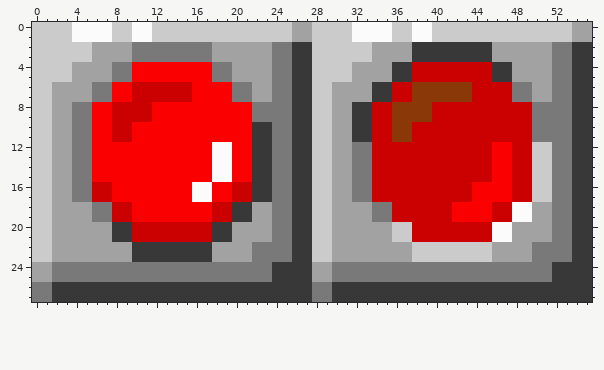
One commit to this pixel-art sprite: img/object/switch on off.png. Above: the version before the commit.
The file is 56x28 pixels. Colours within 5 levels of each other are drawn and written as one.
New version:
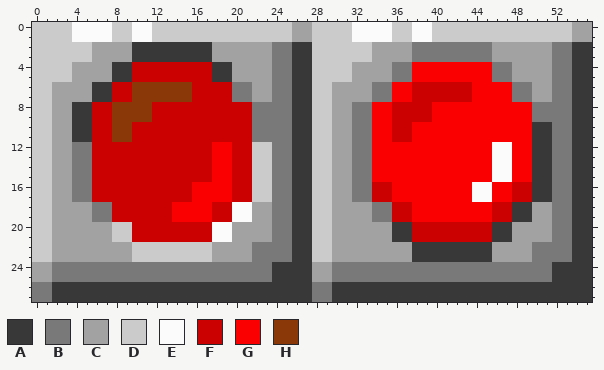
Palette (. is transparent): A #383838  B #797979  C #a2a2a2  D #cbcbcb  E #fbfbfb  F #cb0000  G #fb0000  H #8a3808
The exact change:
{"y":2,"x":10,"old":"BBBBBBBB","new":"AAAAAAAA"}
{"y":2,"x":38,"old":"AAAAAAAA","new":"BBBBBBBB"}
{"y":3,"x":10,"old":"BBBBBBBB","new":"AAAAAAAA"}
{"y":3,"x":38,"old":"AAAAAAAA","new":"BBBBBBBB"}
{"y":4,"x":8,"old":"BBGGGGGGGGBB","new":"AAFFFFFFFFAA"}
{"y":4,"x":36,"old":"AAFFFFFFFFAA","new":"BBGGGGGGGGBB"}
{"y":5,"x":8,"old":"BBGGGGGGGGBB","new":"AAFFFFFFFFAA"}
{"y":5,"x":36,"old":"AAFFFFFFFFAA","new":"BBGGGGGGGGBB"}
{"y":6,"x":6,"old":"BBGGFFFFFFGGGG","new":"AAFFHHHHHHFFFF"}
{"y":6,"x":34,"old":"AAFFHHHHHHFFFF","new":"BBGGFFFFFFGGGG"}
{"y":7,"x":6,"old":"BBGGFFFFFFGGGG","new":"AAFFHHHHHHFFFF"}
{"y":7,"x":34,"old":"AAFFHHHHHHFFFF","new":"BBGGFFFFFFGGGG"}
{"y":8,"x":4,"old":"BBGGFFFFGGGGGGGGGG","new":"AAFFHHHHFFFFFFFFFF"}
{"y":8,"x":32,"old":"AAFFHHHHFFFFFFFFFF","new":"BBGGFFFFGGGGGGGGGG"}
{"y":9,"x":4,"old":"BBGGFFFFGGGGGGGGGG","new":"AAFFHHHHFFFFFFFFFF"}
{"y":9,"x":32,"old":"AAFFHHHHFFFFFFFFFF","new":"BBGGFFFFGGGGGGGGGG"}
{"y":10,"x":4,"old":"BBGGFFGGGGGGGGGGGGAA","new":"AAFFHHFFFFFFFFFFFFBB"}
{"y":10,"x":32,"old":"AAFFHHFFFFFFFFFFFFBB","new":"BBGGFFGGGGGGGGGGGGAA"}
{"y":11,"x":4,"old":"BBGGFFGGGGGGGGGGGGAA","new":"AAFFHHFFFFFFFFFFFFBB"}
{"y":11,"x":32,"old":"AAFFHHFFFFFFFFFFFFBB","new":"BBGGFFGGGGGGGGGGGGAA"}
{"y":12,"x":6,"old":"GGGGGGGGGGGGEEGGAA","new":"FFFFFFFFFFFFGGFFDD"}
{"y":12,"x":34,"old":"FFFFFFFFFFFFGGFFDD","new":"GGGGGGGGGGGGEEGGAA"}
{"y":13,"x":6,"old":"GGGGGGGGGGGGEEGGAA","new":"FFFFFFFFFFFFGGFFDD"}
{"y":13,"x":34,"old":"FFFFFFFFFFFFGGFFDD","new":"GGGGGGGGGGGGEEGGAA"}
{"y":14,"x":6,"old":"GGGGGGGGGGGGEEGGAA","new":"FFFFFFFFFFFFGGFFDD"}
{"y":14,"x":34,"old":"FFFFFFFFFFFFGGFFDD","new":"GGGGGGGGGGGGEEGGAA"}
{"y":15,"x":6,"old":"GGGGGGGGGGGGEEGGAA","new":"FFFFFFFFFFFFGGFFDD"}
{"y":15,"x":34,"old":"FFFFFFFFFFFFGGFFDD","new":"GGGGGGGGGGGGEEGGAA"}
{"y":16,"x":8,"old":"GGGGGGGGEE","new":"FFFFFFFFGG"}
{"y":16,"x":22,"old":"AA","new":"DD"}
{"y":16,"x":36,"old":"FFFFFFFFGG","new":"GGGGGGGGEE"}
{"y":16,"x":50,"old":"DD","new":"AA"}
{"y":17,"x":8,"old":"GGGGGGGGEE","new":"FFFFFFFFGG"}
{"y":17,"x":22,"old":"AA","new":"DD"}
{"y":17,"x":36,"old":"FFFFFFFFGG","new":"GGGGGGGGEE"}
{"y":17,"x":50,"old":"DD","new":"AA"}
{"y":18,"x":10,"old":"GGGG","new":"FFFF"}
{"y":18,"x":20,"old":"AA","new":"EE"}
{"y":18,"x":38,"old":"FFFF","new":"GGGG"}
{"y":18,"x":48,"old":"EE","new":"AA"}
{"y":19,"x":10,"old":"GGGG","new":"FFFF"}
{"y":19,"x":20,"old":"AA","new":"EE"}
{"y":19,"x":38,"old":"FFFF","new":"GGGG"}
{"y":19,"x":48,"old":"EE","new":"AA"}
{"y":20,"x":8,"old":"AA","new":"DD"}
{"y":20,"x":18,"old":"AA","new":"EE"}
{"y":20,"x":36,"old":"DD","new":"AA"}
{"y":20,"x":46,"old":"EE","new":"AA"}
{"y":21,"x":8,"old":"AA","new":"DD"}
{"y":21,"x":18,"old":"AA","new":"EE"}
{"y":21,"x":36,"old":"DD","new":"AA"}
{"y":21,"x":46,"old":"EE","new":"AA"}
{"y":22,"x":10,"old":"AAAAAAAA","new":"DDDDDDDD"}
{"y":22,"x":38,"old":"DDDDDDDD","new":"AAAAAAAA"}
{"y":23,"x":10,"old":"AAAAAAAA","new":"DDDDDDDD"}
{"y":23,"x":38,"old":"DDDDDDDD","new":"AAAAAAAA"}
